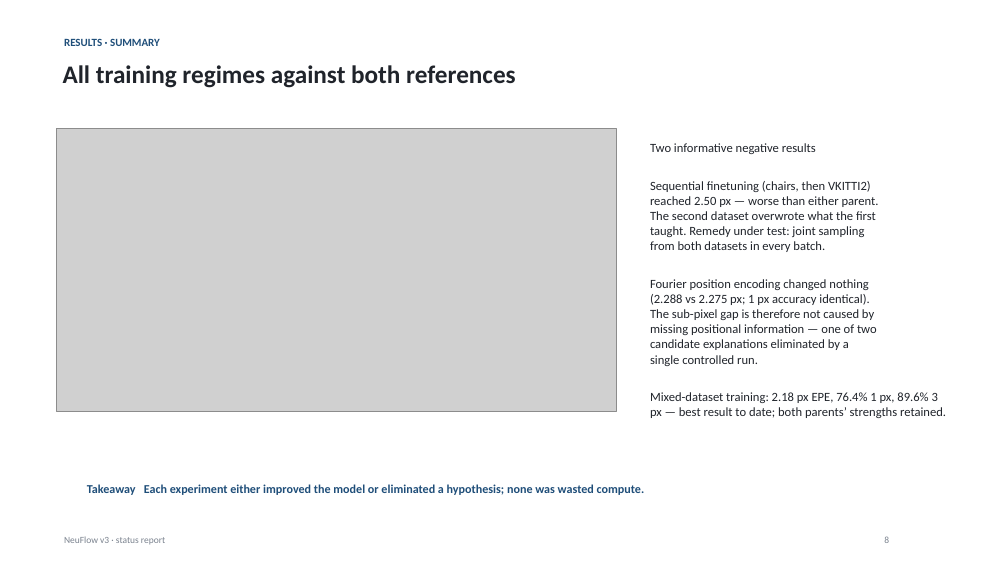
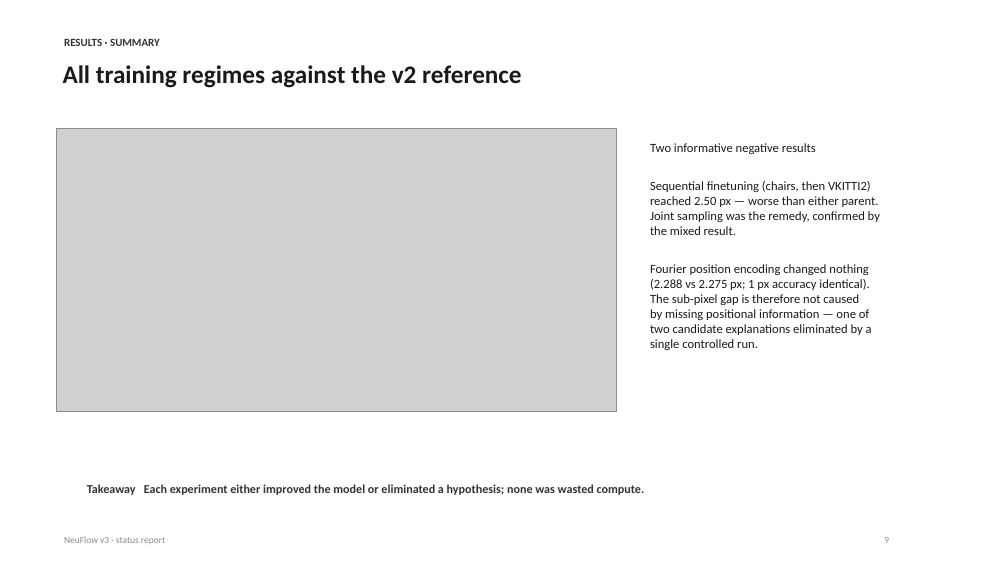
Before and after one commit to shrirag10/Neuflowv3, a slide deck: slide 9 of docs/NeuFlow_v3_status.pptx (slide 8 before the commit). Drawn at 1008x567 pixels with LibreOffice and Linux fonts; fonts in the diff are those of the drawing; grey boxes stand for pictures. Boxes give left, top, right and bottom in pixels: in the first picture for what was removed or moved away, otherwise in the second. Text is boxed around its words. In the diff, an @@ line names an element or a change of style, - is before the commit and + after.

Commit message:
Monochrome academic deck with flowcharts; GUI: region query window, video/YouTube, real-time motion detection, resources tab
- Deck (14 slides): monochromatic theme, native-shape pipeline flowcharts (inherited vs
  replaced), decoder-internals flowchart, mixed-stage picture slide, HPC/Spring request,
  sparse-vs-dense explained in plain terms
- GUI: drag-select region flow, local video + YouTube sources (yt-dlp), Space playback
  with ego-motion-compensated motion boxes from coarse flow (zero extra decode cost),
  System resources tab with live FPS/latency/GPU/VRAM/CPU/RAM sparklines
- Selftest: 26ms click, region window, motion box detected, 39 FPS playback

```diff
--- a/docs/NeuFlow_v3_status.pptx
+++ b/docs/NeuFlow_v3_status.pptx
@@ text "RESULTS · SUMMARY" at box(64, 39, 160, 46): text colour #1F4E79 to #333333 @@
@@ text at box(63, 65, 522, 88): text changed; text colour #20242B to #1A1A1A @@
-All training regimes against both references
+All training regimes against the v2 reference
@@ text at box(650, 143, 879, 350): text colour #20242B to #1A1A1A in "Two informative negative results", "Sequential finetuning (chairs, then VKITTI2)", "reached 2.50 px — worse than either ...", "Fourier position encoding changed nothing" and 2 more places @@
@@ text at box(650, 211, 880, 235): text changed; text colour #20242B to #1A1A1A @@
-The second dataset overwrote what the first
-taught. Remedy under test: joint sampling
-from both datasets in every batch.
+Joint sampling was the remedy, confirmed by
+the mixed result.
@@ text at box(650, 294, 872, 335): text changed; text colour #20242B to #1A1A1A @@
-The sub-pixel gap is therefore not caused by
-missing positional information — one of two
-candidate explanations eliminated by a
+The sub-pixel gap is therefore not caused
+by missing positional information — one of
+two candidate explanations eliminated by a
@@ text at box(650, 392, 946, 418): paragraph removed @@
-Mixed-dataset training: 2.18 px EPE, 76.4% 1 px, 89.6% 3 px — best result to date; both parents’ strengths retained.
@@ text "Takeaway Each experiment either improved ..." at box(87, 484, 645, 495): text colour #1F4E79 to #333333 @@
```
Also in this commit, not shown: 11 other slides changed, 2 slides added, 1 slide removed, 8 other files.
